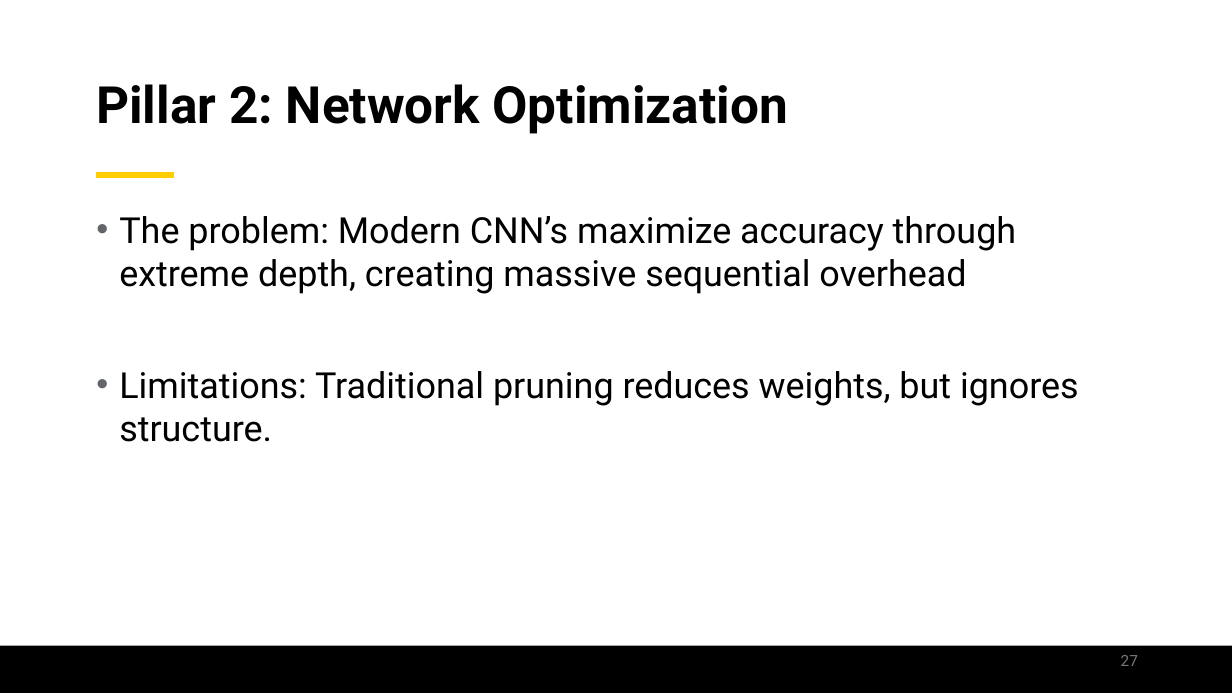
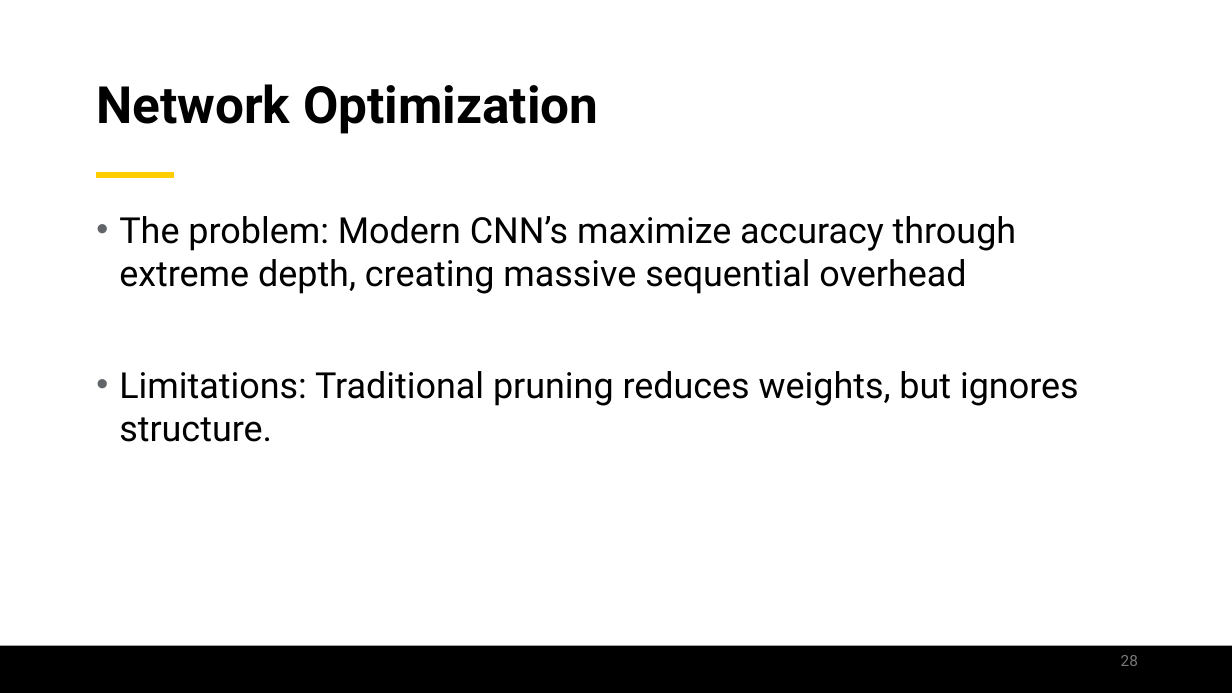
Before and after one commit to jamilgafur/Presentation, a slide deck: slide 28 of Presentation.pptx (slide 27 before the commit). Drawn at 1232x693 pixels with LibreOffice and Linux fonts; fonts in the diff are those of the drawing; background and template pictures are left out. Boxes give left, top, right and bottom in pixels: in the first picture for what was removed or moved away, otherwise in the second. Text is boxed around its words. In the diff, an @@ line names an element or a change of style, - is before the commit and + after.

```diff
--- a/Presentation.pptx
+++ b/Presentation.pptx
@@ title at <box>96,84,598,134</box>: text changed @@
-Pillar 2: Network Optimization
+Network Optimization
@@ page number at <box>1121,655,1138,666</box>: text changed @@
-27
+28
```
Also in this commit, not shown: 8 other slides changed, 11 slides added, 3 slides removed.
